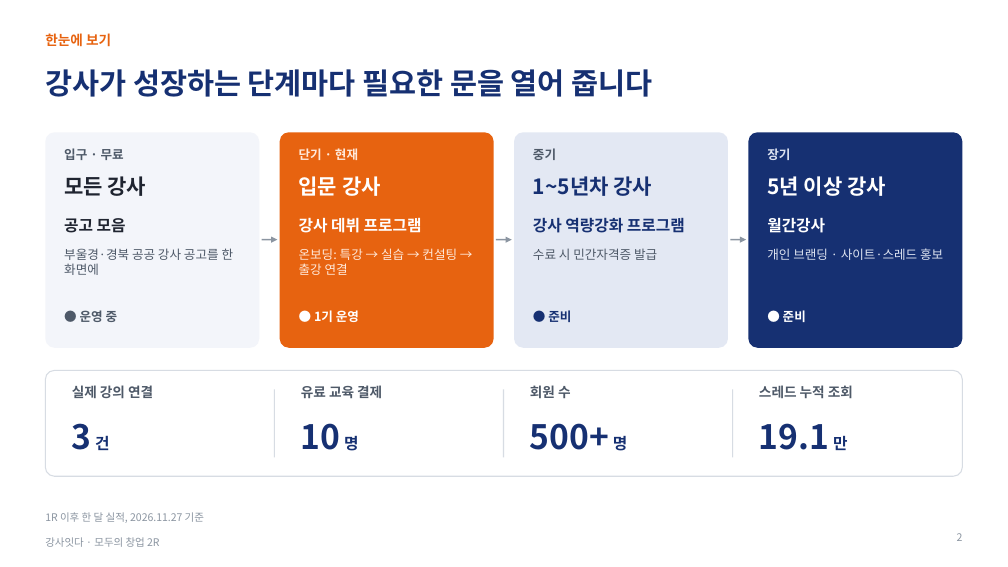
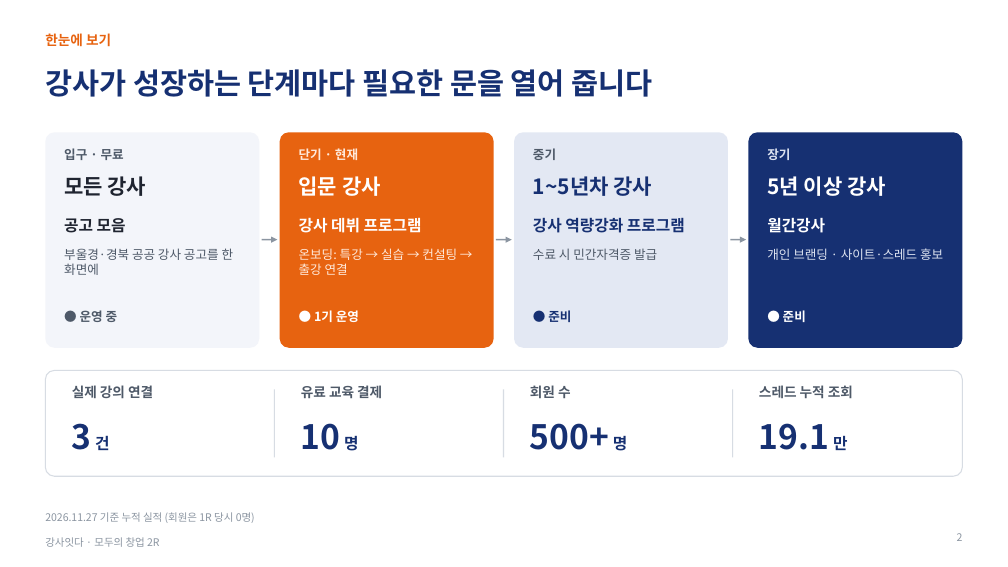
Before and after one commit to thskal17-sudo/-, a slide deck: slide 2 of presentations/강사잇다_모두의창업_2R_발표_v3.pptx. Drawn at 1008x567 pixels with LibreOffice and Linux fonts; fonts in the diff are those of the drawing. Boxes give left, top, right and bottom in pixels: in the first picture for what was removed or moved away, otherwise in the second. Text is boxed around its words. In the diff, an @@ line names an element or a change of style, - is before the commit and + after.

```diff
--- a/presentations/강사잇다_모두의창업_2R_발표_v3.pptx
+++ b/presentations/강사잇다_모두의창업_2R_발표_v3.pptx
@@ text at (45,512,255,523): text changed @@
-1R 이후 한 달 실적, 2026.11.27 기준
+2026.11.27 기준 누적 실적 (회원은 1R 당시 0명)
```
Also in this commit, not shown: 5 other files.
